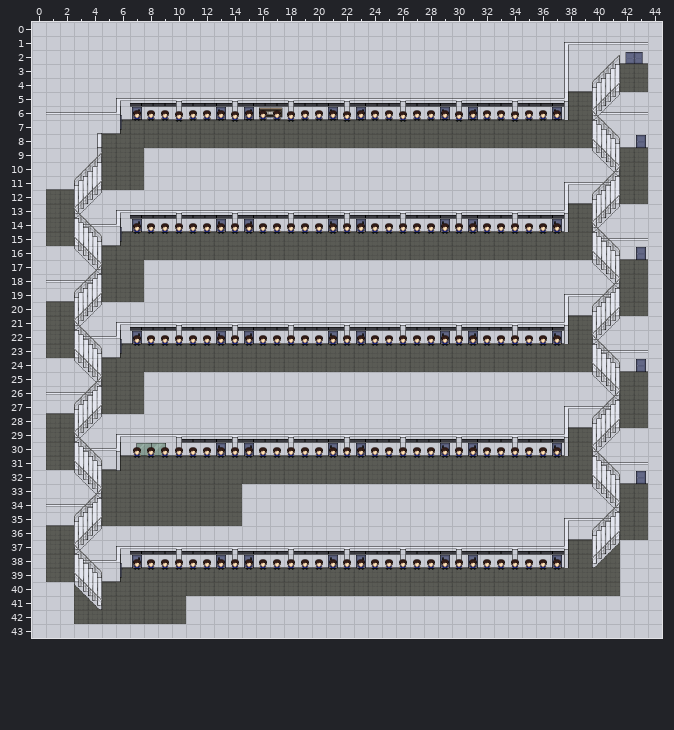
Tiled map, stored at assets/tiles/old_building.tmx. The first picture shows the starting point.
Cells are 32x32 px. Shown: x 0..44, y 0..43.
After:
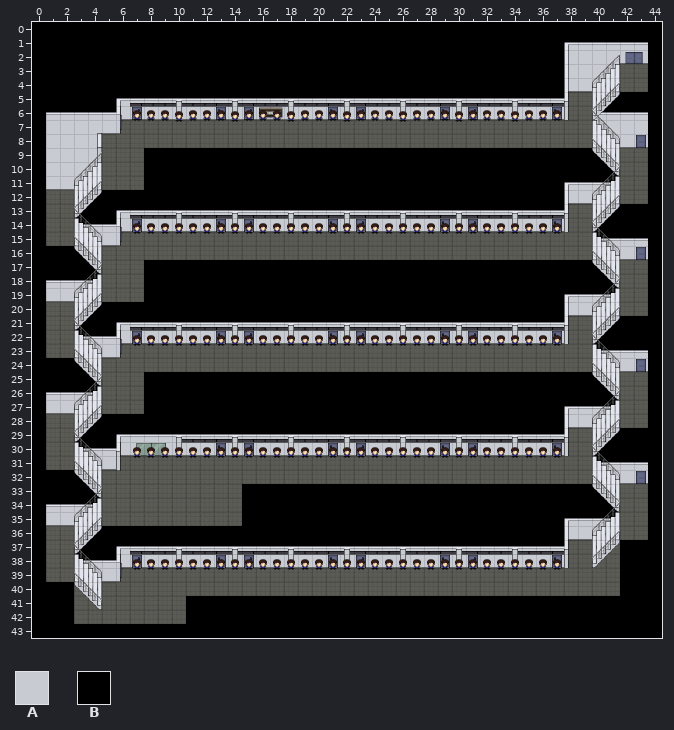
Key: from "hallway": A 33; from "map": B 120.
_ is an empty cell.
From old to new:
Layer "OB/Flooring":
y 0..1: x 0..44 AAAAAAAAAAAAAAAAAAAAAAAAAAAAAAAAAAAAAAAAAAAAA -> BBBBBBBBBBBBBBBBBBBBBBBBBBBBBBBBBBBBBBBBBBBBB
y 2..4: x 0..37 AAAAAAAAAAAAAAAAAAAAAAAAAAAAAAAAAAAAAA -> BBBBBBBBBBBBBBBBBBBBBBBBBBBBBBBBBBBBBB; x 44 A -> B
y 5: x 0..37 AAAAAAAAAAAAAAAAAAAAAAAAAAAAAAAAAAAAAA -> BBBBBBBBBBBBBBBBBBBBBBBBBBBBBBBBBBBBBB; x 41..44 AAAA -> BBBB
y 6: x 0..5 AAAAAA -> BBBBBB; x 40..44 AAAAA -> BBBBB
y 7..8: x 0 A -> B; x 44 A -> B
y 9: x 0 A -> B; x 8..40 AAAAAAAAAAAAAAAAAAAAAAAAAAAAAAAAA -> BBBBBBBBBBBBBBBBBBBBBBBBBBBBBBBBB; x 44 A -> B
y 10..11: x 0 A -> B; x 8..41 AAAAAAAAAAAAAAAAAAAAAAAAAAAAAAAAAA -> BBBBBBBBBBBBBBBBBBBBBBBBBBBBBBBBBB; x 44 A -> B
y 12: x 0 A -> B; x 4..37 AAAAAAAAAAAAAAAAAAAAAAAAAAAAAAAAAA -> BBBBBBBBBBBBBBBBBBBBBBBBBBBBBBBBBB; x 44 A -> B
y 13: x 0 A -> B; x 3..37 AAAAAAAAAAAAAAAAAAAAAAAAAAAAAAAAAAA -> BBBBBBBBBBBBBBBBBBBBBBBBBBBBBBBBBBB; x 41..44 AAAA -> BBBB
y 14: x 0 A -> B; x 3..5 AAA -> BBB; x 40..44 AAAAA -> BBBBB
y 15: x 0 A -> B; x 40..44 AAAAA -> BBBBB
y 16: x 0..3 AAAA -> BBBB; x 44 A -> B
y 17: x 0..4 AAAAA -> BBBBB; x 8..40 AAAAAAAAAAAAAAAAAAAAAAAAAAAAAAAAA -> BBBBBBBBBBBBBBBBBBBBBBBBBBBBBBBBB; x 44 A -> B
y 18: x 0..4 AAAAA -> BBBBB; x 8..41 AAAAAAAAAAAAAAAAAAAAAAAAAAAAAAAAAA -> BBBBBBBBBBBBBBBBBBBBBBBBBBBBBBBBBB; x 44 A -> B
y 19: x 0 A -> B; x 8..41 AAAAAAAAAAAAAAAAAAAAAAAAAAAAAAAAAA -> BBBBBBBBBBBBBBBBBBBBBBBBBBBBBBBBBB; x 44 A -> B
y 20: x 0 A -> B; x 4..37 AAAAAAAAAAAAAAAAAAAAAAAAAAAAAAAAAA -> BBBBBBBBBBBBBBBBBBBBBBBBBBBBBBBBBB; x 44 A -> B
y 21: x 0 A -> B; x 3..37 AAAAAAAAAAAAAAAAAAAAAAAAAAAAAAAAAAA -> BBBBBBBBBBBBBBBBBBBBBBBBBBBBBBBBBBB; x 41..44 AAAA -> BBBB
y 22: x 0 A -> B; x 3..5 AAA -> BBB; x 40..44 AAAAA -> BBBBB
y 23: x 0 A -> B; x 40..44 AAAAA -> BBBBB
y 24: x 0..3 AAAA -> BBBB; x 44 A -> B
y 25: x 0..4 AAAAA -> BBBBB; x 8..40 AAAAAAAAAAAAAAAAAAAAAAAAAAAAAAAAA -> BBBBBBBBBBBBBBBBBBBBBBBBBBBBBBBBB; x 44 A -> B
y 26: x 0..4 AAAAA -> BBBBB; x 8..41 AAAAAAAAAAAAAAAAAAAAAAAAAAAAAAAAAA -> BBBBBBBBBBBBBBBBBBBBBBBBBBBBBBBBBB; x 44 A -> B
y 27: x 0 A -> B; x 8..41 AAAAAAAAAAAAAAAAAAAAAAAAAAAAAAAAAA -> BBBBBBBBBBBBBBBBBBBBBBBBBBBBBBBBBB; x 44 A -> B
y 28: x 0 A -> B; x 4..37 AAAAAAAAAAAAAAAAAAAAAAAAAAAAAAAAAA -> BBBBBBBBBBBBBBBBBBBBBBBBBBBBBBBBBB; x 44 A -> B
y 29: x 0 A -> B; x 3..37 AAAAAAAAAAAAAAAAAAAAAAAAAAAAAAAAAAA -> BBBBBBBBBBBBBBBBBBBBBBBBBBBBBBBBBBB; x 41..44 AAAA -> BBBB
y 30: x 0 A -> B; x 3..5 AAA -> BBB; x 40..44 AAAAA -> BBBBB
y 31: x 0 A -> B; x 40..44 AAAAA -> BBBBB
y 32: x 0..3 AAAA -> BBBB; x 44 A -> B
y 33: x 0..4 AAAAA -> BBBBB; x 15..40 AAAAAAAAAAAAAAAAAAAAAAAAAA -> BBBBBBBBBBBBBBBBBBBBBBBBBB; x 44 A -> B
y 34: x 0..4 AAAAA -> BBBBB; x 15..41 AAAAAAAAAAAAAAAAAAAAAAAAAAA -> BBBBBBBBBBBBBBBBBBBBBBBBBBB; x 44 A -> B
y 35: x 0 A -> B; x 15..41 AAAAAAAAAAAAAAAAAAAAAAAAAAA -> BBBBBBBBBBBBBBBBBBBBBBBBBBB; x 44 A -> B
y 36: x 0 A -> B; x 4..37 AAAAAAAAAAAAAAAAAAAAAAAAAAAAAAAAAA -> BBBBBBBBBBBBBBBBBBBBBBBBBBBBBBBBBB; x 44 A -> B
y 37: x 0 A -> B; x 3..37 AAAAAAAAAAAAAAAAAAAAAAAAAAAAAAAAAAA -> BBBBBBBBBBBBBBBBBBBBBBBBBBBBBBBBBBB; x 42..44 AAA -> BBB
y 38: x 0 A -> B; x 3..5 AAA -> BBB; x 42..44 AAA -> BBB
y 39: x 0 A -> B; x 42..44 AAA -> BBB
y 40: x 0..2 AAA -> BBB; x 42..44 AAA -> BBB
y 41..42: x 0..2 AAA -> BBB; x 11..44 AAAAAAAAAAAAAAAAAAAAAAAAAAAAAAAAAA -> BBBBBBBBBBBBBBBBBBBBBBBBBBBBBBBBBB
y 43: x 0..44 AAAAAAAAAAAAAAAAAAAAAAAAAAAAAAAAAAAAAAAAAAAAA -> BBBBBBBBBBBBBBBBBBBBBBBBBBBBBBBBBBBBBBBBBBBBB
Boxes around the changes in both pictures, in picture pixels (x1, y1, x2, y2):
changed: (32, 22, 662, 638)
